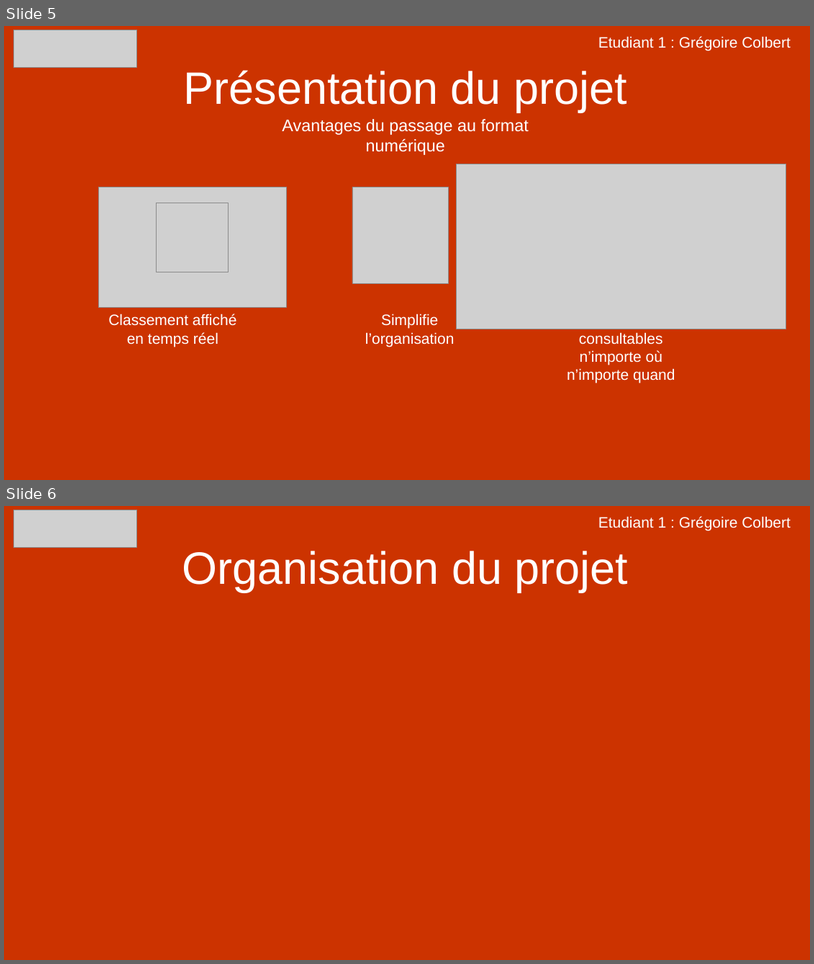
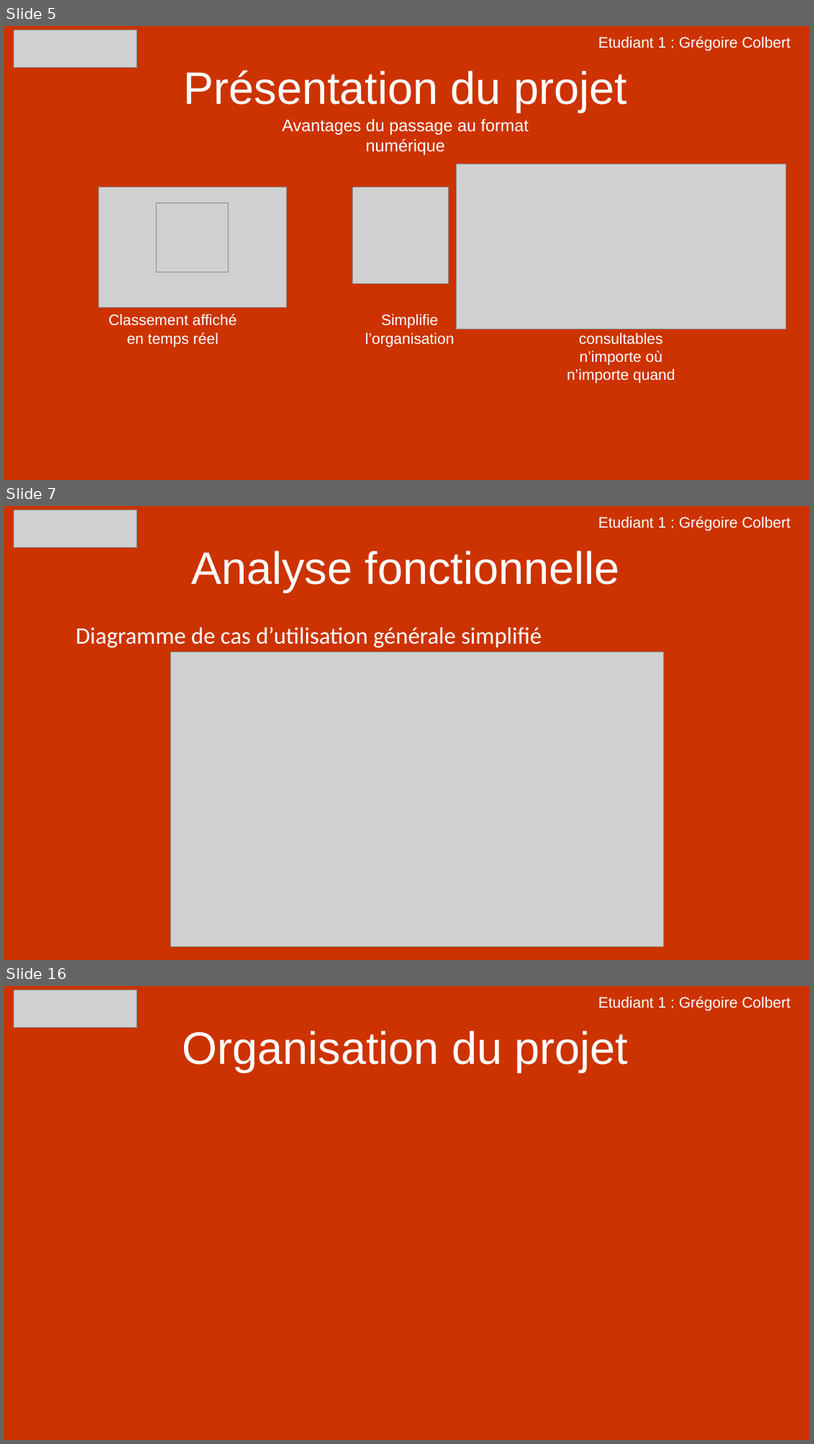
Before and after one commit to Colbert1/Projet_CrossLaPro, a slide deck: Ressources/Presentation_Projet_CrossLaPro_E1_Colbert.pptx. Shown one above the other, each under a label of ours: slides 5 and 6 before the commit, slides 5, 7 and 16 after it; the slides between them are not shown. The pictures are 814x964 and 814x1444 pixels, drawn with LibreOffice and Linux fonts; fonts in the diff are those of the drawing; grey boxes stand for pictures. Boxes give left, top, right and bottom in pixels: in the first picture for what was removed or moved away, otherwise in the second. Text is boxed around its words. In the diff, an @@ line names an element or a change of style, - is before the commit and + after.

Commit message:
Ajout presentation revue 1 colbert

```diff
--- a/Ressources/Presentation_Projet_CrossLaPro_E1_Colbert.pptx
+++ b/Ressources/Presentation_Projet_CrossLaPro_E1_Colbert.pptx
@@ slide 7 added at (4,506,810,960), background #CC3300 @@
@@ picture added at (13,510,137,547) @@
@@ text added at (599,516,791,530), 18 pt, text #FFFFFF @@
+Etudiant 1 : Grégoire Colbert
@@ title added at (191,551,620,592), 54 pt, text #FFFFFF @@
+Analyse fonctionnelle
@@ text added at (76,627,542,648), 28 pt, text #FFFFFF @@
+Diagramme de cas d’utilisation générale simplifié
@@ picture added at (171,651,665,946) @@
@@ what was slide 6 is now slide 16 @@
```
Also in this commit, not shown: 1 slide changed, 13 other slides added, 4 other files.
